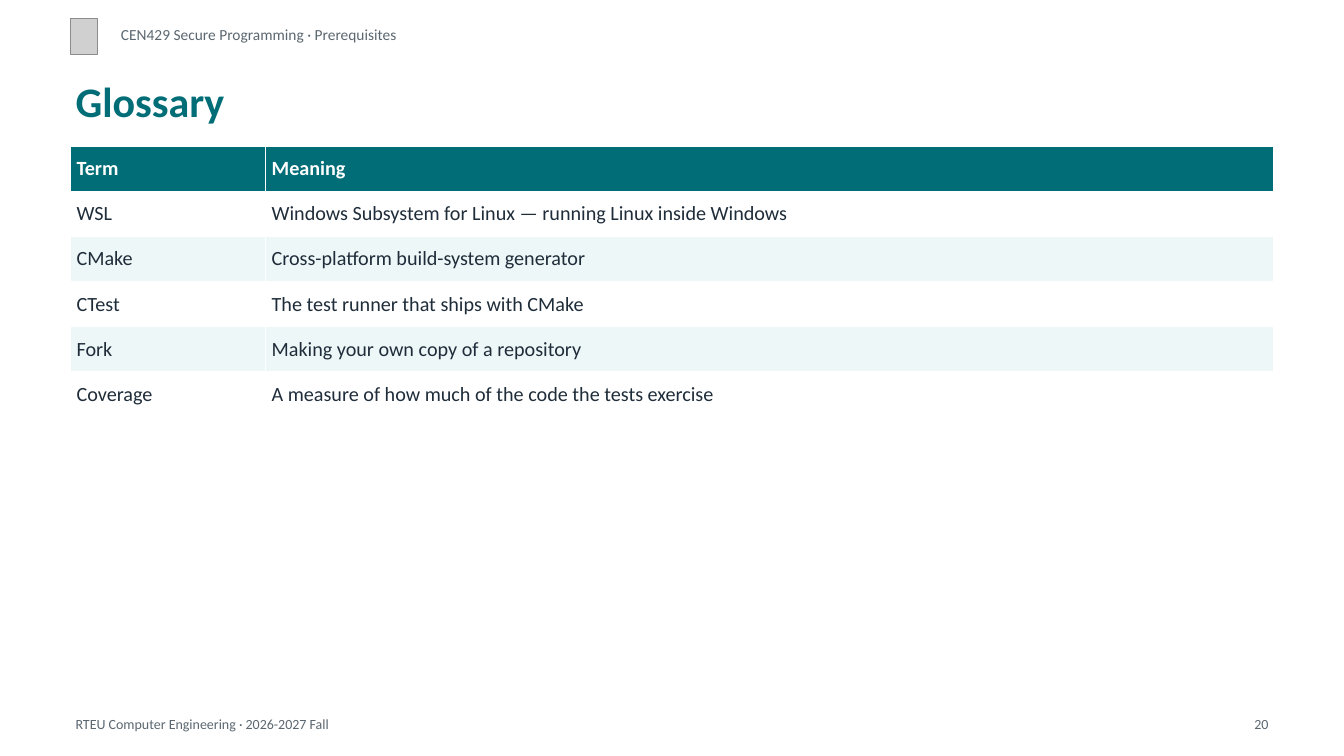
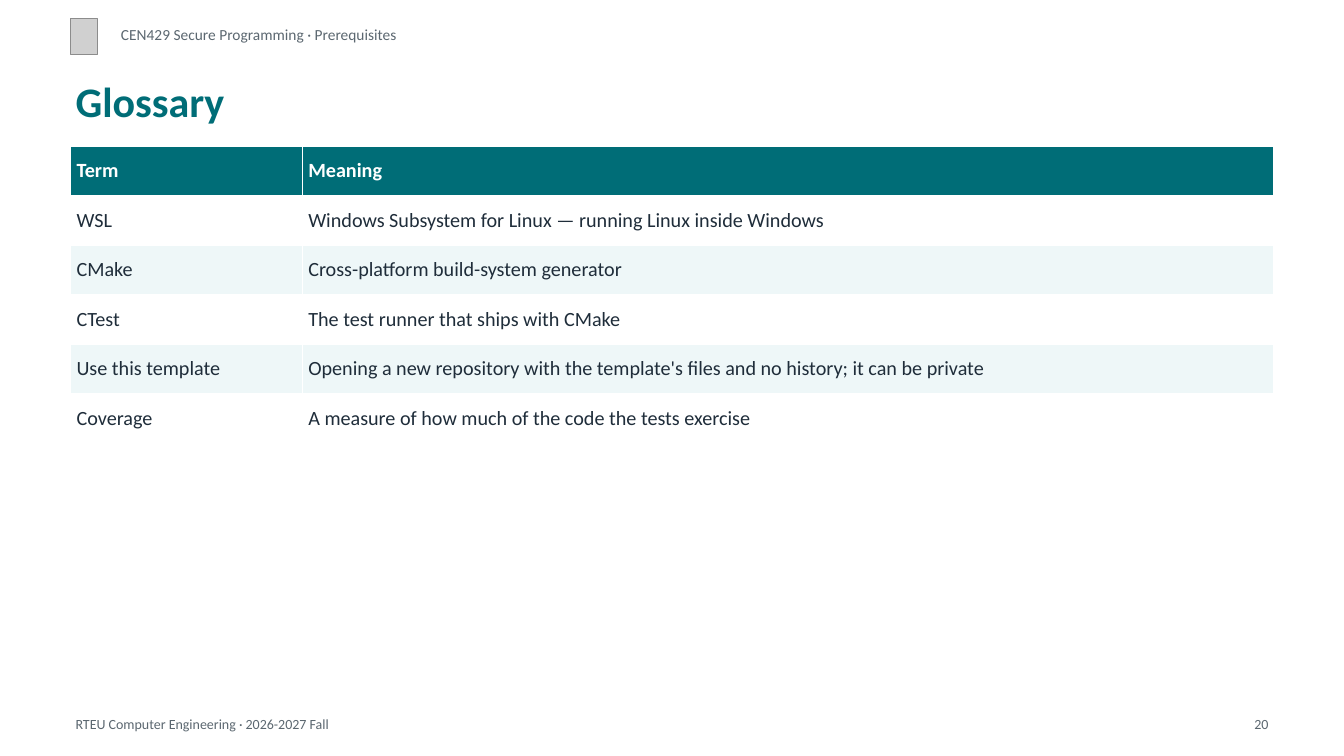
Before and after one commit to ucoruh/cen429-secure-programming, a slide deck: slide 20 of docs/prerequisites/cen429-on-gereksinimler-sunum.en.pptx. Drawn at 1344x756 pixels with LibreOffice and Linux fonts; fonts in the diff are those of the drawing; grey boxes stand for pictures. Boxes give left, top, right and bottom in pixels: in the first picture for what was removed or moved away, otherwise in the second. Text is boxed around its words. In the diff, an @@ line names an element or a change of style, - is before the commit and + after.

Commit message:
Takım en çok 5 kişi, 10 dakikalık gösterim yerleri, depo şablondan (fork yok), paylaşılan takım listesi; çıktılar yeniden üretildi

```diff
--- a/docs/prerequisites/cen429-on-gereksinimler-sunum.en.pptx
+++ b/docs/prerequisites/cen429-on-gereksinimler-sunum.en.pptx
@@ table at bbox=[71, 146, 1273, 444] @@
-row 5, column 1: Fork
+row 5, column 1: Use this template
-row 5, column 2: Making your own copy of a repository
+row 5, column 2: Opening a new repository with the template's files and no history; it can be private
```
Also in this commit, not shown: 2 other slides changed, 27 other files.
